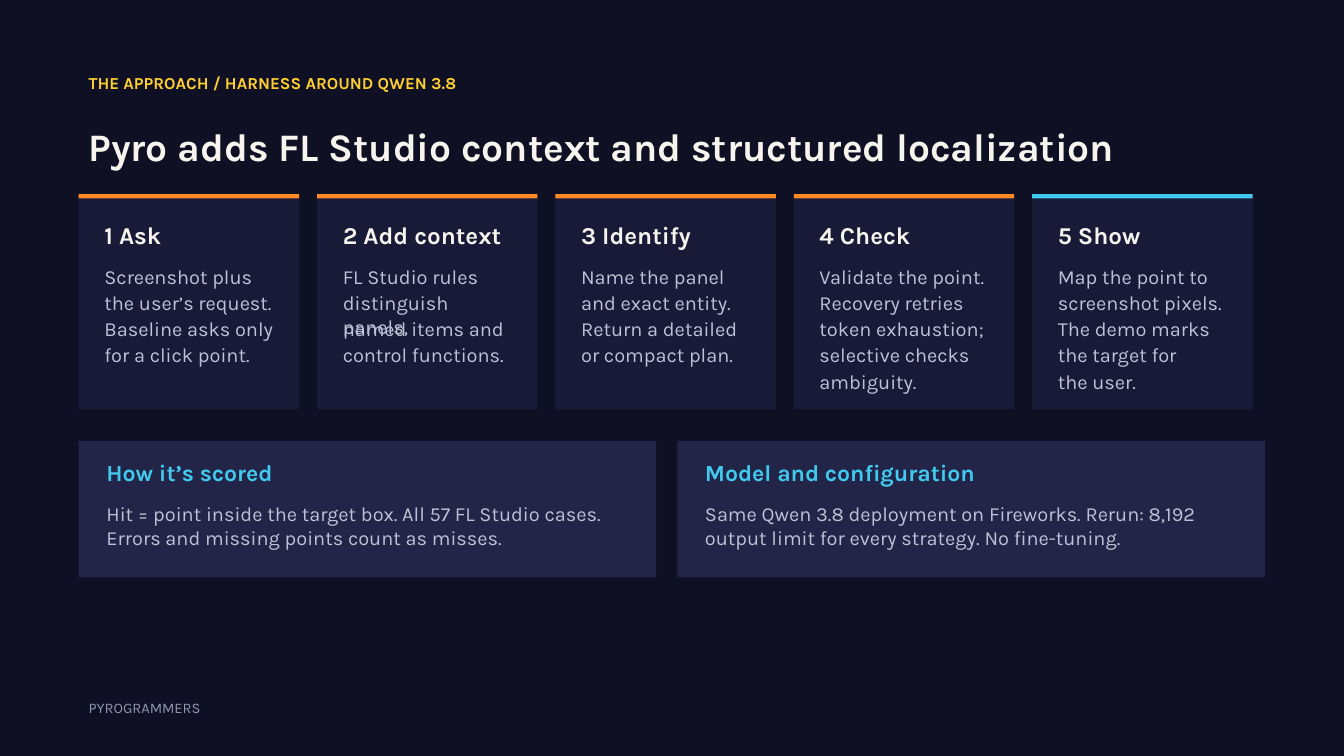
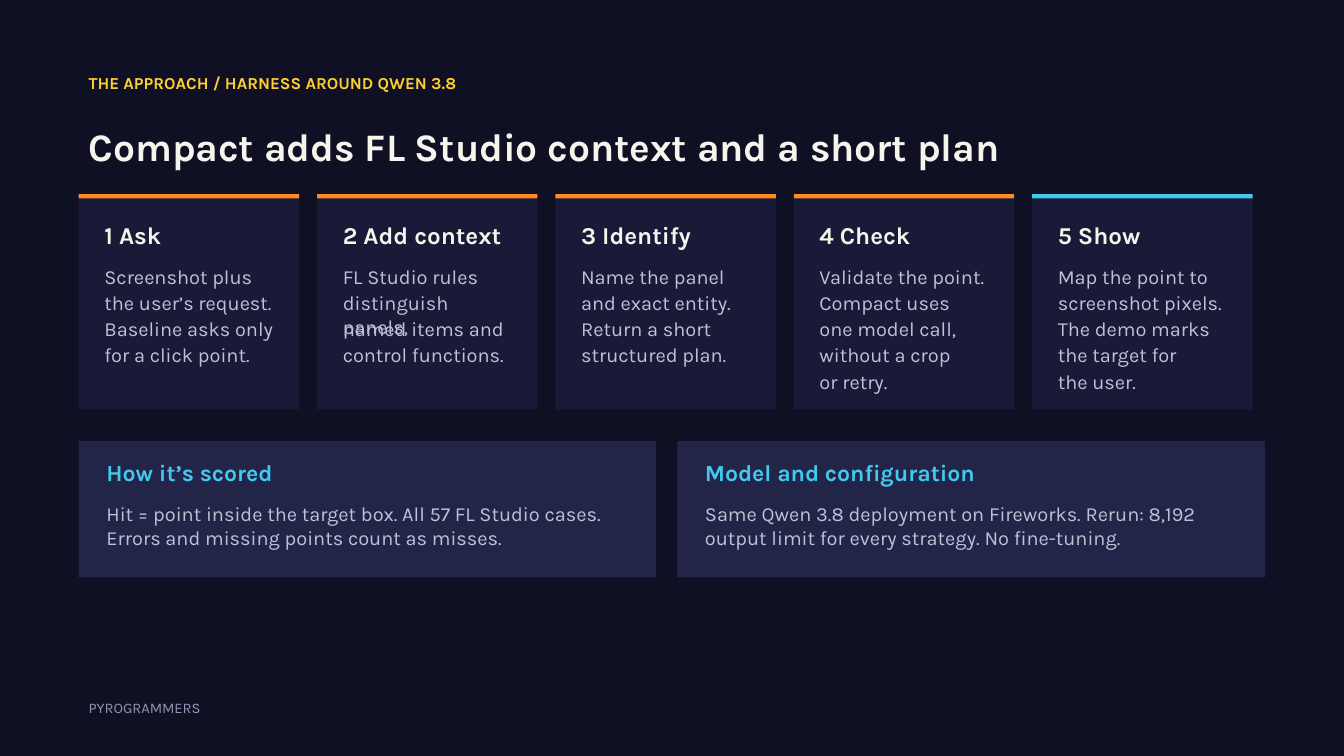
Before and after one commit to harrif23/pyrogrammers, a slide deck: slide 3 of docs/pyrogrammers-presentation.pptx. Drawn at 1344x756 pixels with LibreOffice and Linux fonts; fonts in the diff are those of the drawing. Boxes give left, top, right and bottom in pixels: in the first picture for what was removed or moved away, otherwise in the second. Text is boxed around its words. In the diff, an @@ line names an element or a change of style, - is before the commit and + after.

Commit message:
docs: highlight compact results and simplify closing slide

```diff
--- a/docs/pyrogrammers-presentation.pptx
+++ b/docs/pyrogrammers-presentation.pptx
@@ text at (x1=89, y1=133, x2=999, y2=171): text changed @@
-Pyro adds FL Studio context and structured localization
+Compact adds FL Studio context and a short plan
@@ text at (x1=819, y1=297, x2=949, y2=315): text changed @@
-Recovery retries
+Compact uses
@@ text at (x1=581, y1=322, x2=711, y2=336): text changed @@
-Return a detailed
+Return a short
@@ text at (x1=819, y1=322, x2=956, y2=338): text changed @@
-token exhaustion;
+one model call,
@@ text at (x1=581, y1=348, x2=726, y2=367): text changed @@
-or compact plan.
+structured plan.
@@ text at (x1=819, y1=348, x2=950, y2=367): text changed @@
-selective checks
+without a crop
@@ text at (x1=819, y1=377, x2=887, y2=394): text changed @@
-ambiguity.
+or retry.
```
Also in this commit, not shown: 5 other slides changed.
